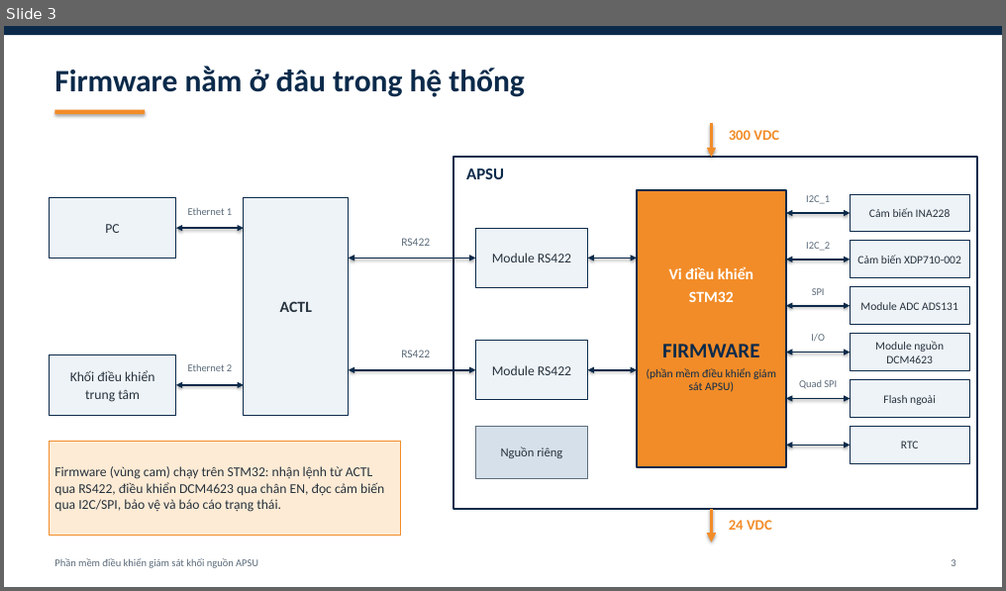
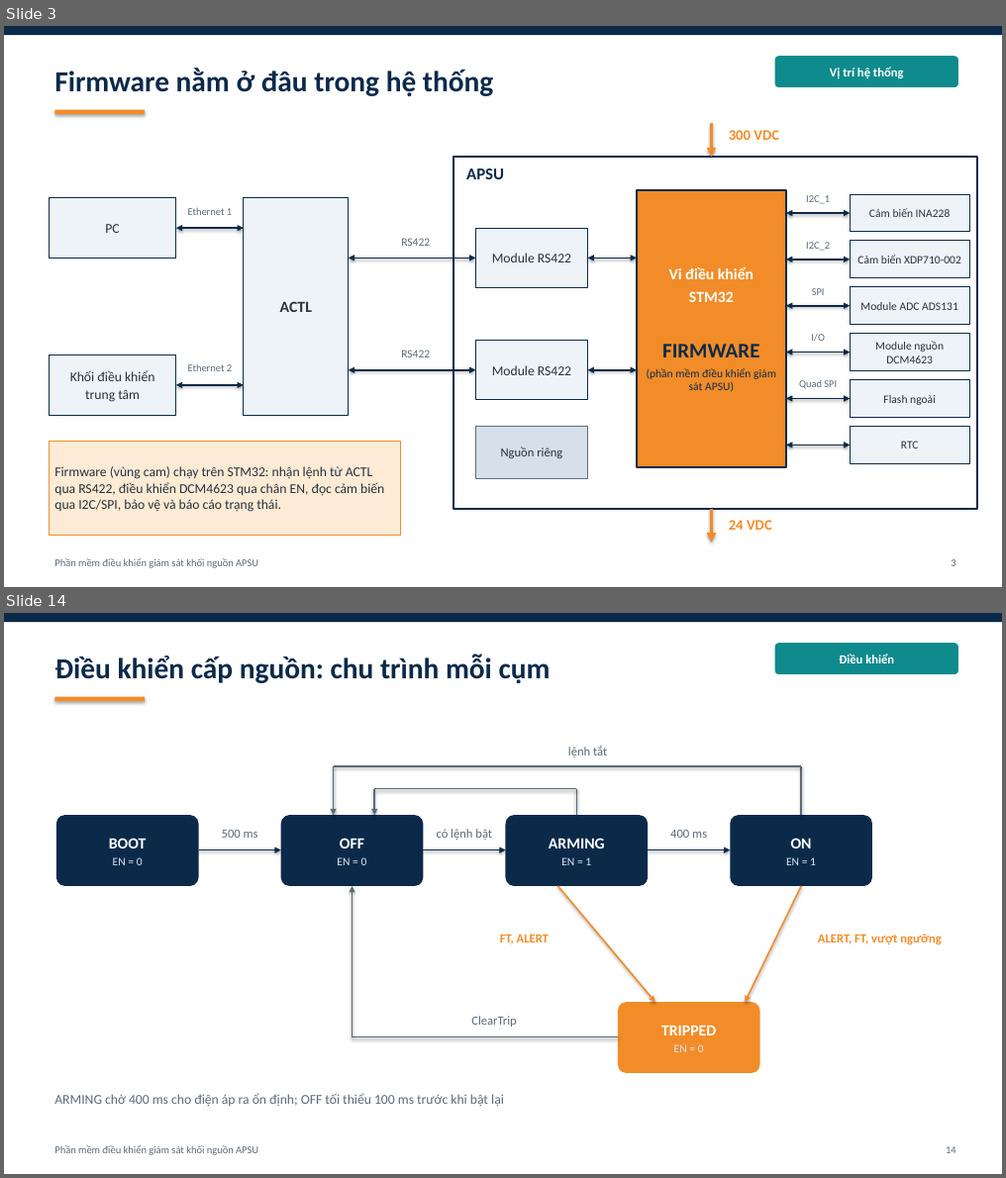
Before and after one commit to yuhneyugnnnn221103/PSU-Firmware, a slide deck: docs/APSU_firmware_tong_quan.pptx. Shown one above the other, each under a label of ours: slide 3 before the commit, slides 3 and 14 after it; the slides between them are not shown. The pictures are 1006x591 and 1006x1178 pixels, drawn with LibreOffice and Linux fonts; fonts in the diff are those of the drawing. Boxes give left, top, right and bottom in pixels: in the first picture for what was removed or moved away, otherwise in the second. Text is boxed around its words. In the diff, an @@ line names an element or a change of style, - is before the commit and + after.

```diff
--- a/docs/APSU_firmware_tong_quan.pptx
+++ b/docs/APSU_firmware_tong_quan.pptx
@@ slide 14 added at box(4, 613, 1002, 1174), background #FFFFFF @@
@@ rectangle added at box(4, 613, 1002, 622), fill #0B2A4A @@
@@ text added at box(54, 654, 550, 684), 28 pt, text #0B2A4A, bold @@
+Điều khiển cấp nguồn: chu trình mỗi cụm
@@ rounded rectangle added at box(775, 643, 958, 674), fill #0F8B8D, 12 pt, text #FFFFFF, bold @@
+Điều khiển
@@ rectangle added at box(54, 697, 145, 701), fill #F28C28 @@
@@ text added at box(568, 746, 607, 758), 12 pt, text #5B6B7A @@
+lệnh tắt
@@ line added from (801, 766) to (334, 766), #5B6B7A 1.5 pt @@
@@ arrow added from (334, 766) to (334, 815), #5B6B7A 1.5 pt @@
@@ line added from (576, 789) to (374, 789), #5B6B7A 1.5 pt @@
@@ arrow added from (374, 789) to (374, 815), #5B6B7A 1.5 pt @@
@@ line added from (576, 815) to (576, 789), #5B6B7A 1.5 pt @@
@@ line added from (801, 815) to (801, 766), #5B6B7A 1.5 pt @@
@@ rounded rectangle added at box(56, 815, 199, 886), fill #0B2A4A, 15 pt, text #FFFFFF, bold @@
+BOOT
+EN = 0
@@ rounded rectangle added at box(281, 815, 423, 886), fill #0B2A4A, 11 pt, text #DDE8F2 @@
+OFF
+EN = 0
@@ rounded rectangle added at box(506, 815, 648, 886), fill #0B2A4A, 15 pt, text #FFFFFF, bold @@
+ARMING
+EN = 1
@@ rounded rectangle added at box(731, 815, 872, 886), fill #0B2A4A, 11 pt, text #DDE8F2 @@
+ON
+EN = 1
@@ text added at box(222, 830, 258, 838), 12 pt, text #5B6B7A @@
+500 ms
@@ text added at box(437, 829, 492, 840), 12 pt, text #5B6B7A @@
+có lệnh bật
@@ text added at box(670, 830, 707, 838), 12 pt, text #5B6B7A @@
+400 ms
@@ arrow added from (199, 851) to (281, 851), #0B2A4A 1.5 pt @@
@@ arrow added from (423, 851) to (506, 851), #0B2A4A 1.5 pt @@
@@ arrow added from (648, 851) to (731, 851), #0B2A4A 1.5 pt @@
@@ arrow added from (352, 1038) to (352, 886), #5B6B7A 1.5 pt @@
@@ arrow added from (558, 886) to (655, 1002), #F28C28 1.5 pt @@
@@ arrow added from (801, 886) to (746, 1002), #F28C28 1.5 pt @@
@@ text added at box(500, 935, 548, 945), 12 pt, text #F28C28, bold @@
+FT, ALERT
@@ text added at box(818, 934, 942, 945), 12 pt, text #F28C28, bold @@
+ALERT, FT, vượt ngưỡng
@@ text added at box(471, 1016, 516, 1027), 12 pt, text #5B6B7A @@
+ClearTrip
@@ rounded rectangle added at box(618, 1002, 760, 1073), fill #F28C28, 15 pt, text #FFFFFF, bold @@
+TRIPPED
+EN = 0
@@ line added from (618, 1038) to (352, 1038), #5B6B7A 1.5 pt @@
@@ text added at box(54, 1093, 504, 1107), 13 pt, text #5B6B7A @@
+ARMING chờ 400 ms cho điện áp ra ổn định; OFF tối thiểu 100 ms trước khi bật lại
@@ text added at box(54, 1146, 258, 1156), 10 pt, text #5B6B7A @@
+Phần mềm điều khiển giám sát khối nguồn APSU
@@ text added at box(945, 1147, 956, 1154), 10 pt, text #5B6B7A @@
+14
@@ slide 3 changed as well @@
@@ text "Firmware nằm ở đâu trong ..." at box(54, 68, 493, 97): size 30 to 28 pt @@
@@ rounded rectangle added at box(775, 56, 958, 87), fill #0F8B8D, 12 pt, text #FFFFFF, bold @@
+Vị trí hệ thống
```
Also in this commit, not shown: 10 other slides changed, 22 other slides added.
